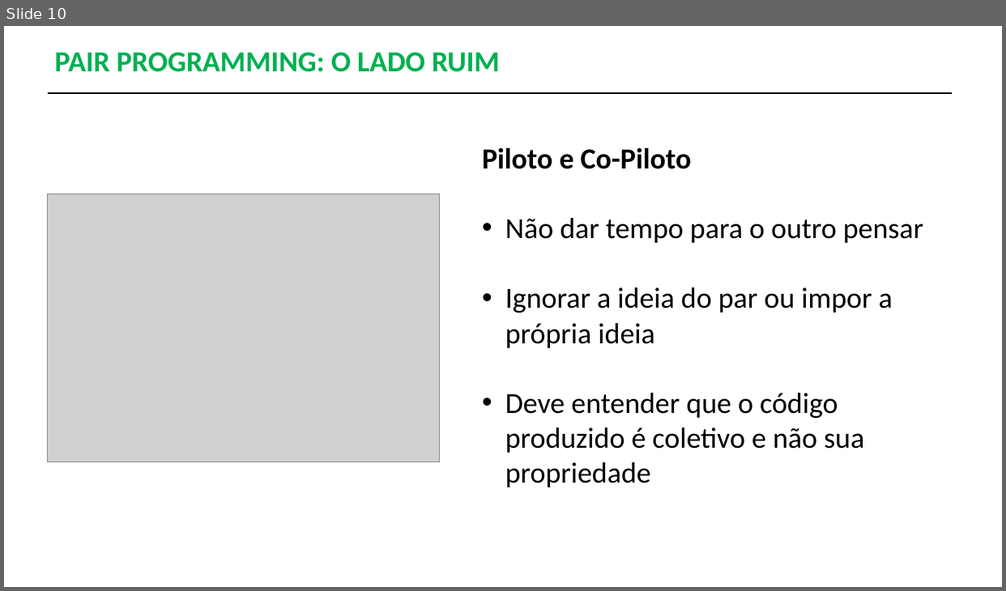
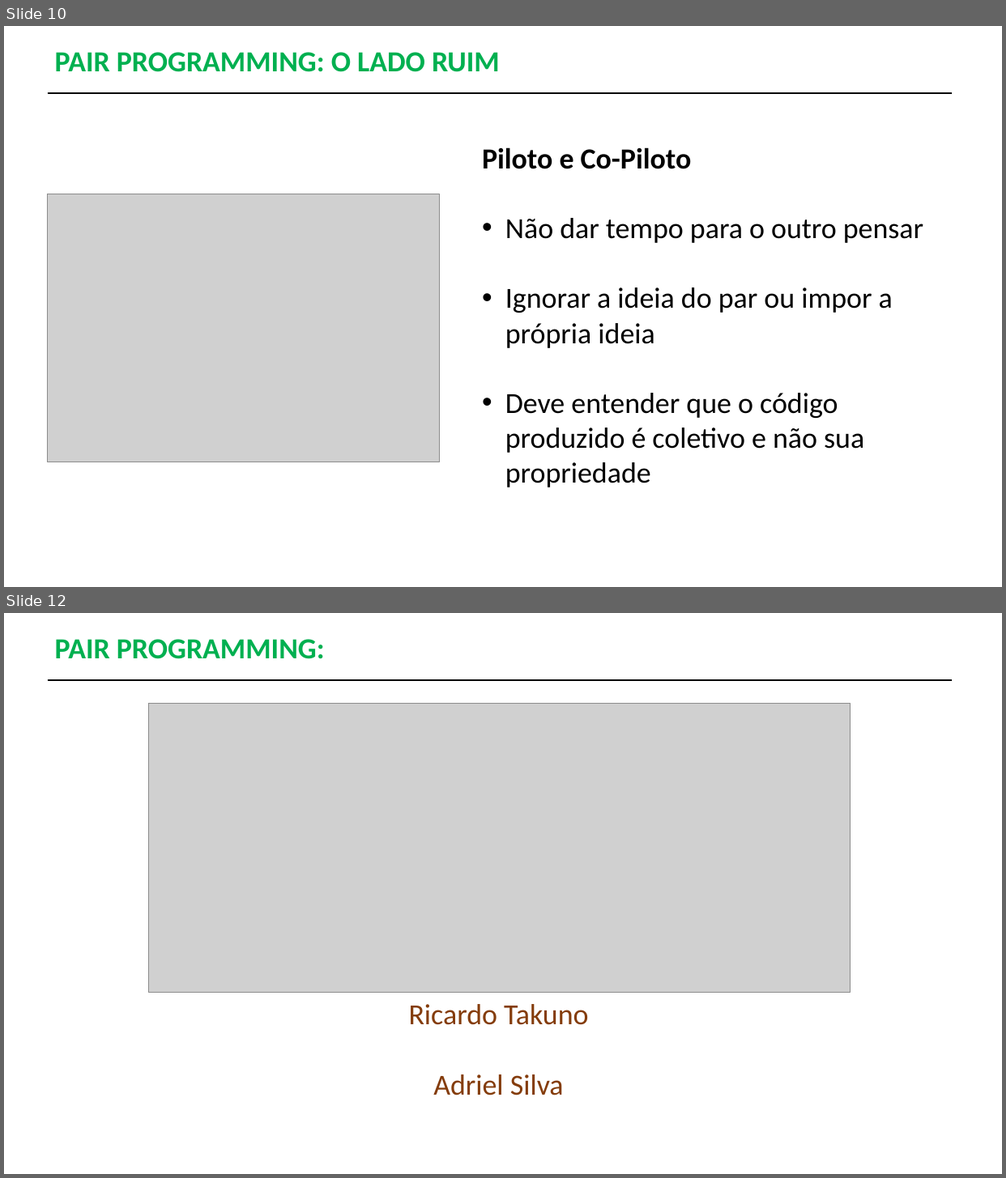
Before and after one commit to ricardohtakuno/Pair-Programming, a slide deck: Apresentação-PairProgramming.pptx. Shown one above the other, each under a label of ours: slide 10 before the commit, slides 10 and 12 after it; the slides between them are not shown. The pictures are 1006x591 and 1006x1178 pixels, drawn with LibreOffice and Linux fonts; fonts in the diff are those of the drawing; grey boxes stand for pictures. Boxes give left, top, right and bottom in pixels: in the first picture for what was removed or moved away, otherwise in the second. Text is boxed around its words. In the diff, an @@ line names an element or a change of style, - is before the commit and + after.

```diff
--- a/Apresentação-PairProgramming.pptx
+++ b/Apresentação-PairProgramming.pptx
@@ slide 12 added at (x1=4, y1=613, x2=1002, y2=1174), background #FFFFFF @@
@@ text added at (x1=55, y1=639, x2=325, y2=659), 28 pt, text #00B050, bold @@
+PAIR PROGRAMMING:
@@ line added from (48, 680) to (952, 680), #000000 1.5 pt @@
@@ picture added at (x1=148, y1=704, x2=850, y2=993) @@
@@ text added at (x1=409, y1=1004, x2=588, y2=1096), 28 pt, text #843C0B @@
+Ricardo Takuno
+Adriel Silva
```
Also in this commit, not shown: 1 other slide added, 1 slide removed.
